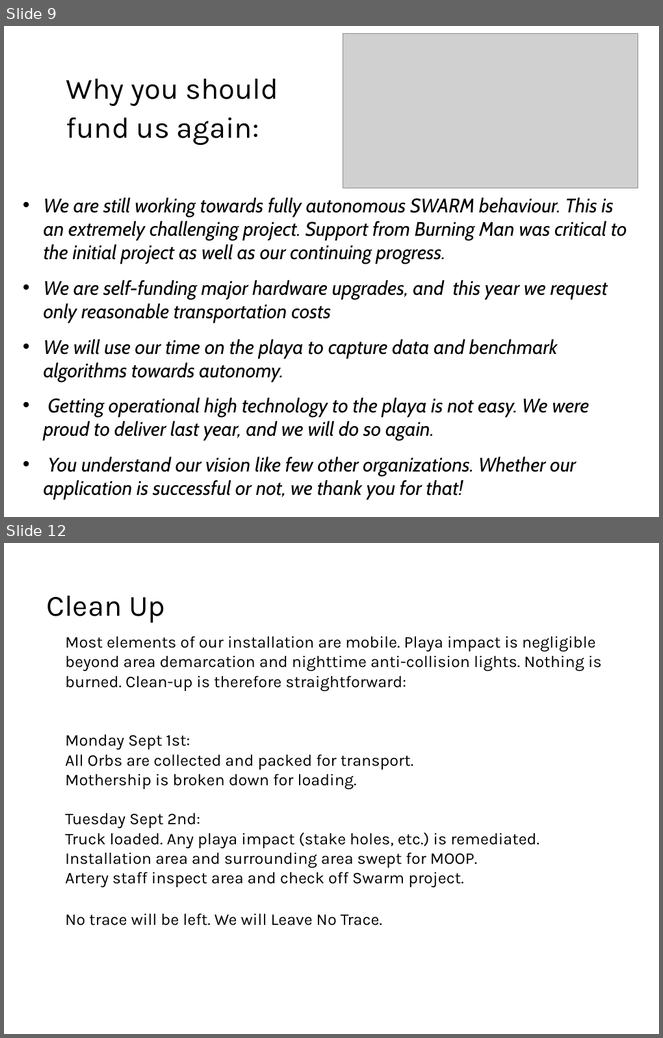
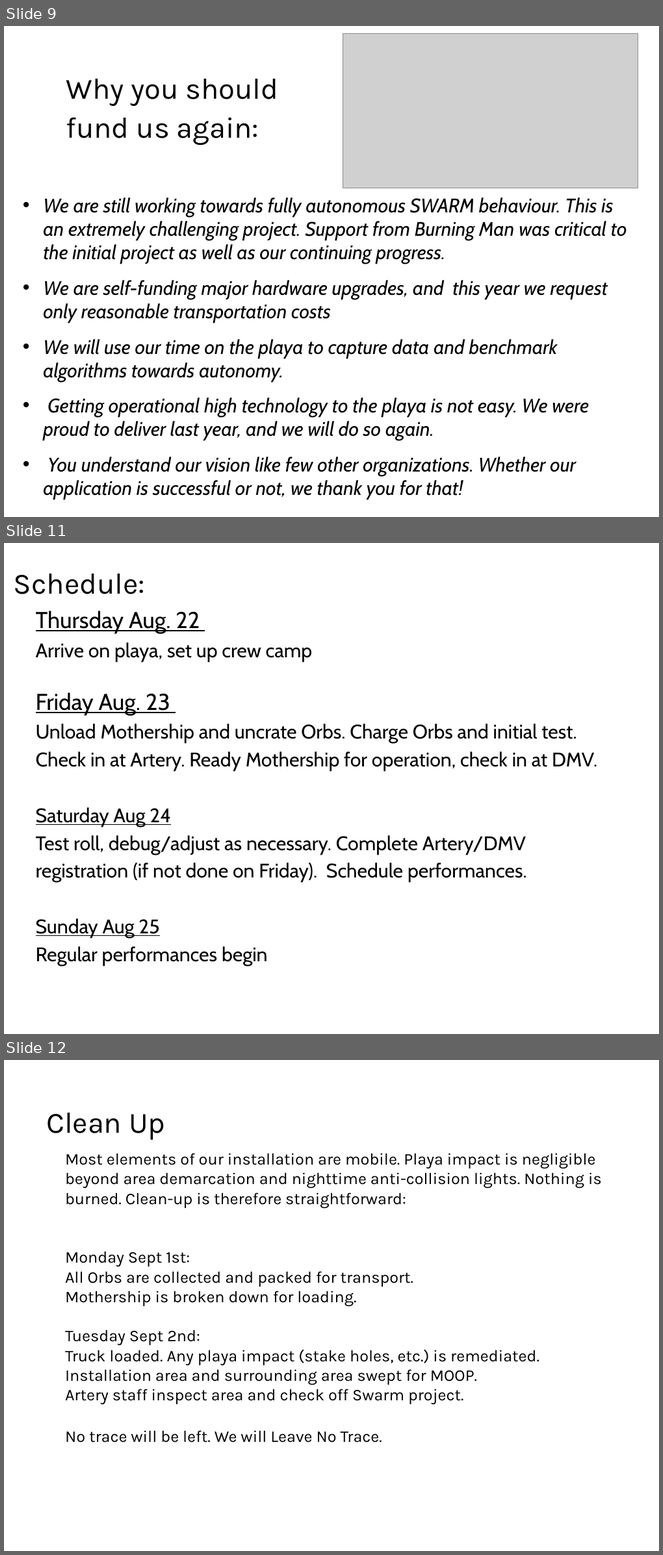
Before and after one commit to orbswarm/orbswarm-svn, a slide deck: media/BM2008/08proposal.ppt. Shown one above the other, each under a label of ours: slides 9 and 12 before the commit, slides 9, 11 and 12 after it; the slides between them are not shown. The pictures are 663x1038 and 663x1555 pixels, drawn with LibreOffice and Linux fonts; fonts in the diff are those of the drawing; grey boxes stand for pictures. Boxes give left, top, right and bottom in pixels: in the first picture for what was removed or moved away, otherwise in the second. Text is boxed around its words. In the diff, an @@ line names an element or a change of style, - is before the commit and + after.

```diff
--- a/media/BM2008/08proposal.ppt
+++ b/media/BM2008/08proposal.ppt
@@ slide 11 added at (4, 543, 659, 1034), background #FFFFFF @@
@@ title added at (14, 574, 145, 594), 36 pt, text #000000 @@
+Schedule:
@@ text added at (36, 611, 597, 966), 24 pt, text #000000 @@
+Thursday Aug. 22
+Arrive on playa, set up crew camp
+Friday Aug. 23
+Unload Mothership and uncrate Orbs. Charge Orbs and initial test. Check in at Artery. Ready Mothership for operation, check in at DMV.
+Saturday Aug 24
+Test roll, debug/adjust as necessary. Complete Artery/DMV registration (if not done on Friday). Schedule performances.
+Sunday Aug 25
+Regular performances begin
```
Also in this commit, not shown: 2 slides changed, 1 slide removed, 1 other file.
